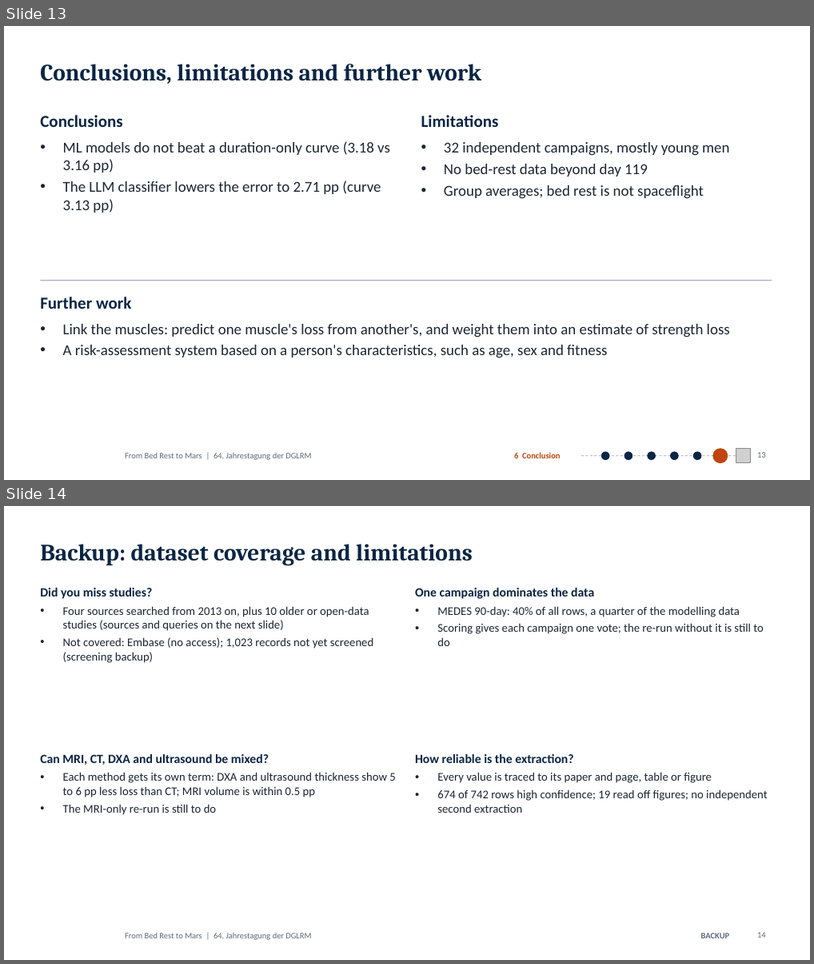
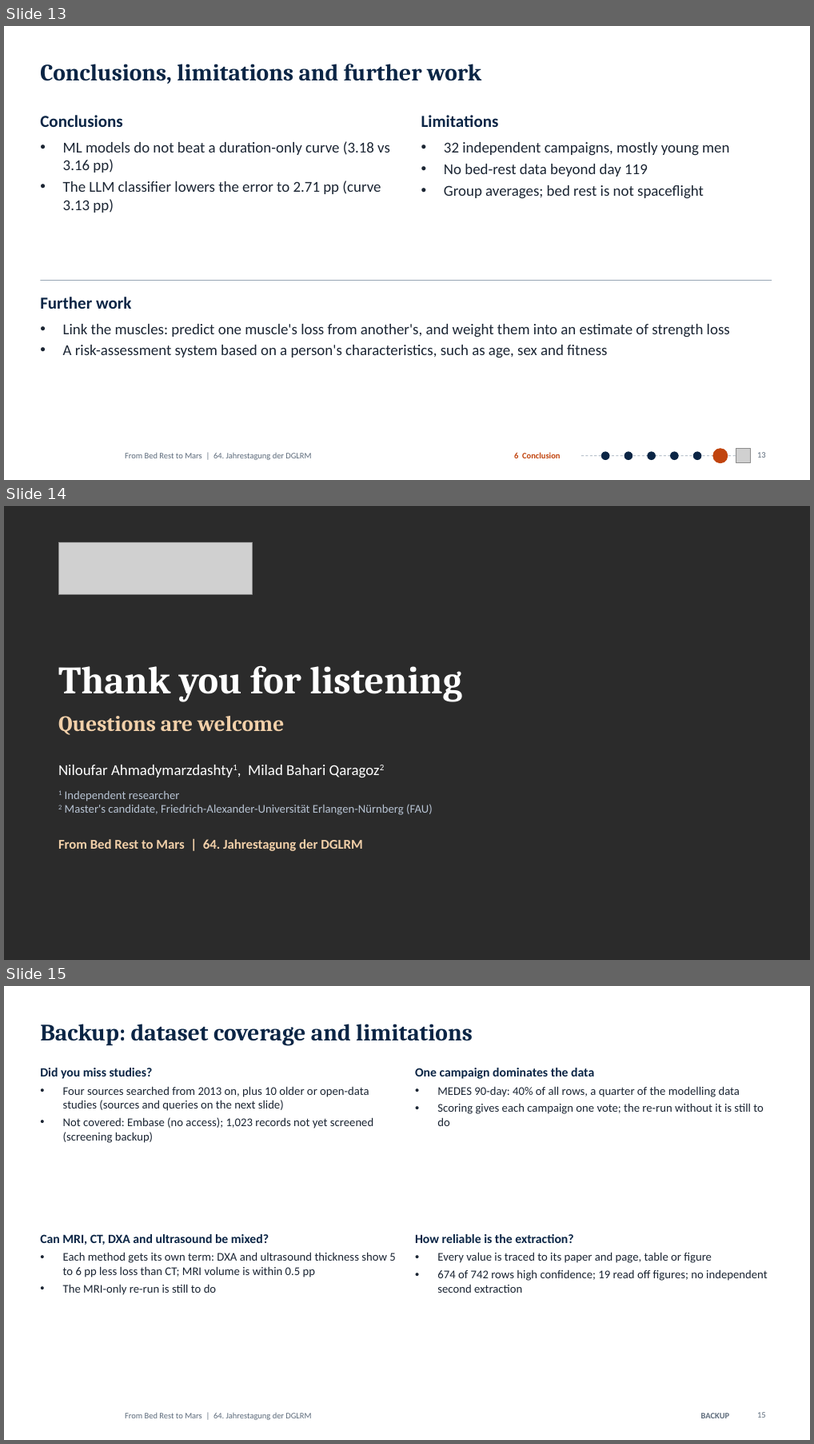
Before and after one commit to MiladBahariQaragoz/BedrestToMars, a slide deck: presentation/bed-rest-to-mars-talk.pptx. Shown one above the other, each under a label of ours: slides 13 and 14 before the commit, slides 13, 14 and 15 after it. The pictures are 814x964 and 814x1444 pixels, drawn with LibreOffice and Linux fonts; fonts in the diff are those of the drawing; grey boxes stand for pictures; background and template pictures are left out; a plain dark background stands for a picture behind light text. Boxes give left, top, right and bottom in pixels: in the first picture for what was removed or moved away, otherwise in the second. Text is boxed around its words. In the diff, an @@ line names an element or a change of style, - is before the commit and + after.

```diff
--- a/presentation/bed-rest-to-mars-talk.pptx
+++ b/presentation/bed-rest-to-mars-talk.pptx
@@ slide 14 added at [4,506,810,960], background picture (left out) @@
@@ picture added at [58,542,252,594] @@
@@ text added at [58,665,462,735], 46 pt, text #FFFFFF, bold @@
+Thank you for listening
+Questions are welcome
@@ text added at [58,764,326,775], 18 pt, text #FFFFFF @@
+Niloufar Ahmadymarzdashty1, Milad Bahari Qaragoz2
@@ text added at [58,790,433,815], 14 pt, text #B7C3D3 @@
+1 Independent researcher
+2 Master's candidate, Friedrich-Alexander-Universität Erlangen-Nürnberg (FAU)
@@ text added at [58,839,362,851], 16 pt, text #F2D0A9, bold @@
+From Bed Rest to Mars | 64. Jahrestagung der DGLRM
@@ what was slide 14 is now slide 15 @@
@@ page number at [758,1412,766,1417]: text changed @@
-14
+15
```
Also in this commit, not shown: 6 other files.
